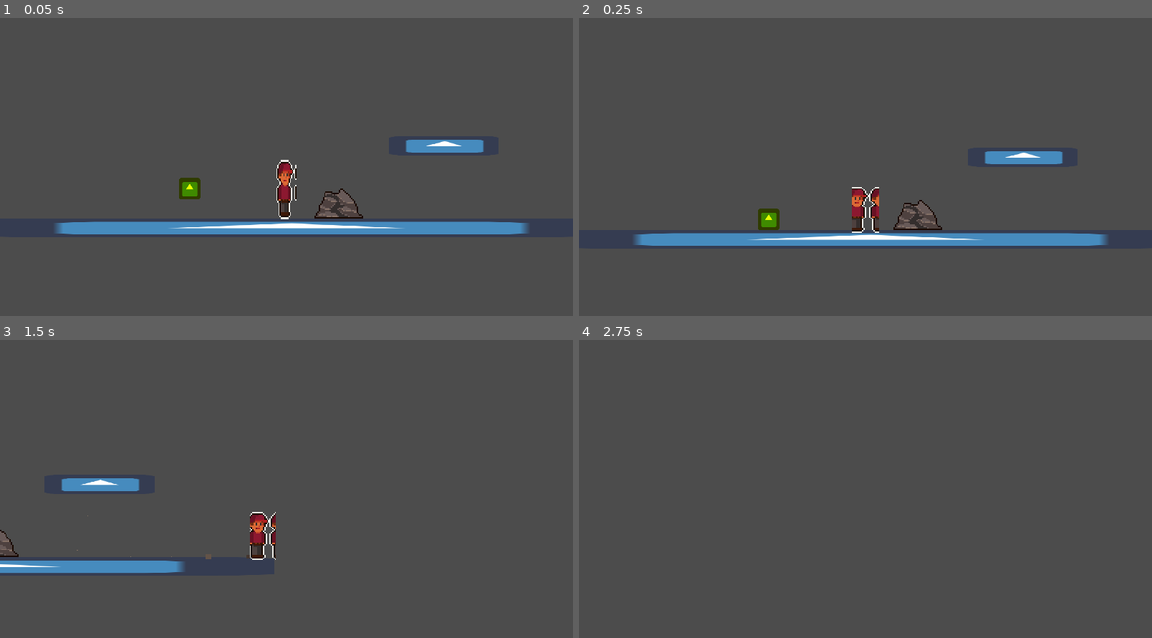
Above: before the commit, frames 1-4 (two rows, left to right).
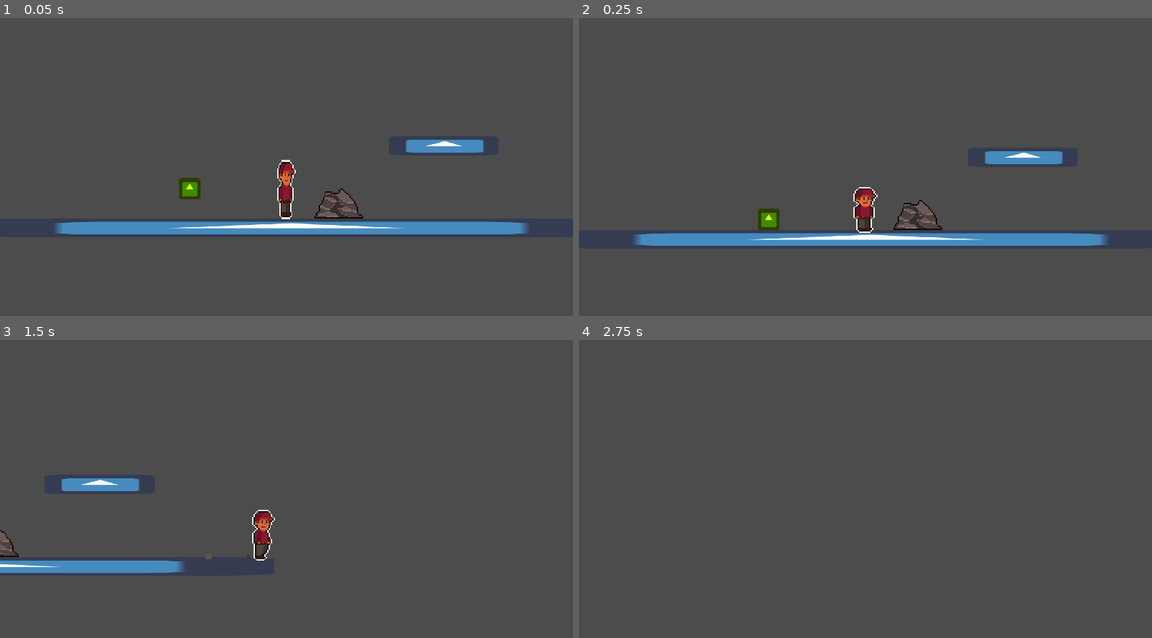
Above: after the commit, the same moments.

Repository: RemyIsCool/Carrying-Thing-Game
Game: Godot game, scene res://Scenes/TestScene.tscn
Two runs of this game, one before a commit and one after it. Both use one fixed random seed, a clock stepped at 60 frames per second and the inputs below. The engine's default icon, where the game draws it, is replaced by a stand-in: a white triangle on a blue panel in a dark square.
Inputs:
- Up to frame 1 (0.05 s): no input
- Up to frame 2 (0.25 s): no input
- Up to frame 3 (1.5 s): hold D (right) from 0.53 s (still down); tap Space (pick_up_throw) at 0.6, 1.35 s; tap W (jump) at 0.77 s
- Up to frame 4 (2.75 s): tap W (jump) at 1.52 s; release D (right) at 2.03 s; hold A (left) from 2.03 s (still down); tap Space (pick_up_throw) at 2.1 s

The runs differ from the first frame. In frame 1, 0.3% of the frame differs, in the area x 48-52%, y 47-68%; in frame 2, 0.6%, in the area x 47-53%, y 56-73%; in frame 3, 0.6%; in frame 4, nothing differs.

Commit message:
Made player pixelated when running

Diff:
--- a/Scenes/Player.gd
+++ b/Scenes/Player.gd
@@ -23,6 +23,11 @@
 	GlobalNodes.player = self
 
 func _physics_process(delta: float) -> void:
+	if Input.get_axis("left", "right") == 0 and is_on_floor():
+		$SpritesheetAnimation.change_animation(preload("res://Assets/PlayerIdle.png"), 8, 1)
+	if Input.get_axis("left", "right") != 0 and is_on_floor():
+		$SpritesheetAnimation.change_animation(preload("res://Assets/PlayerRun.png"), 8, 1)
+
 	$WalkParticles.emitting = Input.get_axis("left", "right") != 0 and is_on_floor()
 	if Input.is_action_just_pressed("pick_up_throw"):
 		if holding:
--- a/Scenes/Player.tscn
+++ b/Scenes/Player.tscn
@@ -73,7 +73,7 @@
 z_index = 4096
 texture = ExtResource( 1 )
 offset = Vector2( 0, -16 )
-hframes = 7
+hframes = 8
 interval = 0.1
 
 [node name="CollisionShape2D" type="CollisionShape2D" parent="."]
Not shown, added: Assets/PlayerRun.png.import
